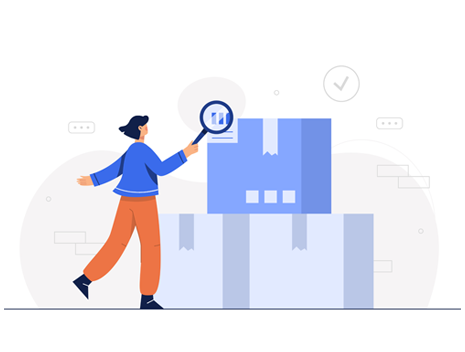
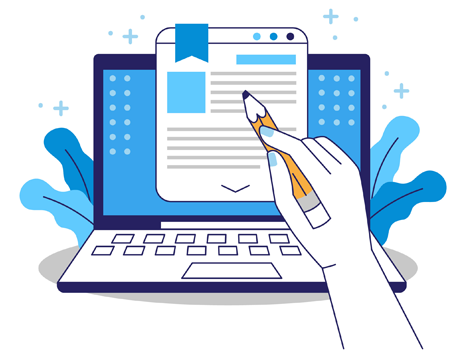
Before/after of a 465 × 352 layered artwork. What changed in the layer stack:
added layer "Capa 4" above "Capa 3" over box(11, 8, 454, 350)
hid "Capa 3" over box(4, 23, 461, 329)
